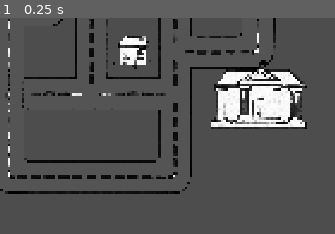
Above: before the commit, frame 1.
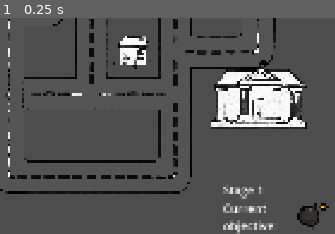
Above: after the commit, the same moment.

Repository: TheWrongUlraf/SummerGameJam2025
Game: Godot game, scene res://scenes/player_movement.tscn
The game is run twice, just before and just after one commit, with the same random seed, the same clock (stepped at 60 frames per second) and the same inputs. This scene is started directly instead of the project's main scene.
Inputs:
- Up to frame 1 (0.25 s): no input
The pictures show only the part of the screen within x 50-100%, y 50-100%; the shares and areas given below are measured in that part.

The runs differ from the first frame. In frame 1, 1.6% of the frame differs, in the area x 66-99%, y 78-100%.

Commit message:
Multi-step objectives for rebels + UI

Diff:
--- a/objects/InGameHUD.tscn
+++ b/objects/InGameHUD.tscn
@@ -1,8 +1,9 @@
-[gd_scene load_steps=5 format=3 uid="uid://bd521iwor8mwl"]
+[gd_scene load_steps=6 format=3 uid="uid://bd521iwor8mwl"]
 
 [ext_resource type="Script" uid="uid://et7sotnt142g" path="res://scripts/in_game_hud.gd" id="1_ay5hx"]
-[ext_resource type="PackedScene" path="res://objects/ability_button.tscn" id="1_lwrg5"]
+[ext_resource type="PackedScene" uid="uid://cqqyraf663xg3" path="res://objects/ability_button.tscn" id="1_lwrg5"]
 [ext_resource type="Texture2D" uid="uid://bavxd6qmhd03i" path="res://assets/art/point.png" id="2_dflql"]
+[ext_resource type="Theme" uid="uid://bnivdma6helc8" path="res://themes/UI_theme.tres" id="2_nv1qt"]
 [ext_resource type="Texture2D" uid="uid://cx4xhll6f8ri6" path="res://assets/art/buildings/House_01.png" id="4_8q1ka"]
 
 [node name="InGameHud" type="Control"]
@@ -32,7 +33,36 @@
 grow_vertical = 2
 alignment = 2
 
+[node name="VBoxContainer2" type="VBoxContainer" parent="RebelHud/HBoxContainer"]
+custom_minimum_size = Vector2(500, 0)
+layout_mode = 2
+size_flags_vertical = 8
+
+[node name="StageNumberText" type="RichTextLabel" parent="RebelHud/HBoxContainer/VBoxContainer2"]
+layout_mode = 2
+theme = ExtResource("2_nv1qt")
+text = "Stage 1"
+fit_content = true
+
+[node name="HBoxContainer" type="HBoxContainer" parent="RebelHud/HBoxContainer/VBoxContainer2"]
+layout_mode = 2
+size_flags_vertical = 8
+
+[node name="ObjectiveText" type="RichTextLabel" parent="RebelHud/HBoxContainer/VBoxContainer2/HBoxContainer"]
+custom_minimum_size = Vector2(170, 0)
+layout_mode = 2
+theme = ExtResource("2_nv1qt")
+text = "Current objective: "
+fit_content = true
+
+[node name="ObjectiveIcon" type="TextureRect" parent="RebelHud/HBoxContainer/VBoxContainer2/HBoxContainer"]
+custom_minimum_size = Vector2(50, 0)
+layout_mode = 2
+expand_mode = 2
+stretch_mode = 4
+
 [node name="VBoxContainer" type="VBoxContainer" parent="RebelHud/HBoxContainer"]
+visible = false
 custom_minimum_size = Vector2(200, 0)
 layout_mode = 2
 size_flags_horizontal = 8
--- a/objects/map_emoji.gd
+++ b/objects/map_emoji.gd
@@ -6,5 +6,9 @@
 func _ready():
 	$Sprite2D.texture = Lobby.EMOJI_TEXTURES[emoji_index]
 
-	if reveal_time > 0 && Lobby.client_get_role() == Lobby.ROLE_POLICE:
+	if reveal_time > Lobby.client_get_stage() && Lobby.client_get_role() == Lobby.ROLE_POLICE:
 		hide()
+
+func set_stage(stage):
+	if reveal_time >= stage:
+		show()
--- a/scenes/player_movement.tscn
+++ b/scenes/player_movement.tscn
@@ -51,16 +51,14 @@
 vertical_alignment = 1
 
 [node name="CanvasLayer" type="CanvasLayer" parent="."]
-visible = false
-offset = Vector2(550, 180)
-scale = Vector2(0.3, 0.3)
-transform = Transform2D(0.3, 0, 0, 0.3, 550, 180)
 
 [node name="Control" type="Control" parent="CanvasLayer"]
 layout_mode = 3
-anchors_preset = 0
-offset_right = 40.0
-offset_bottom = 40.0
+anchors_preset = 15
+anchor_right = 1.0
+anchor_bottom = 1.0
+grow_horizontal = 2
+grow_vertical = 2
 
 [node name="InGameHud" parent="CanvasLayer/Control" instance=ExtResource("7_5vuae")]
 layout_mode = 1
--- a/scenes/server_game.gd
+++ b/scenes/server_game.gd
@@ -5,6 +5,11 @@
 var players := {}
 
 var cop_player: PlayerInfo
+
+var stage = 0
+var max_stages = 5
+var current_objective_pos = Vector2(0.0, 0.0)
+var emojis = Array()
 
 func _ready() -> void:
 	if !Lobby.is_server():
@@ -50,6 +55,8 @@
 			cop_player = game_player_info
 
 	_generate_random_emojis()
+
+	_choose_next_objective()
 
 func update_player_position(player_id: int, pos: Vector2):
 	if players.has(player_id):
@@ -114,12 +121,16 @@
 		if player.role == Lobby.ROLE_REBEL:
 			rebels += 1
 			if player.is_revealed():
-				var distance = player.player_node.global_position.distance_to(player.player_node.global_position)
+				var distance = current_objective_pos.distance_to(player.player_node.global_position)
 				if distance < 100:
 					revealed_rebels_closeby += 1
 
 	if revealed_rebels_closeby >= rebels:
-		Lobby.team_wins(Lobby.ROLE_REBEL)
+		stage += 1
+		if stage >= max_stages:
+			Lobby.team_wins(Lobby.ROLE_REBEL)
+		else:
+			_choose_next_objective()
 
 
 func _get_randomized_spawn_points(number):
@@ -144,9 +155,15 @@
 	var reveal_times = Array()
 	var spawn_points = $Map/SpawnPositions.get_children()
 	var emoji_tex_len = len(Lobby.EMOJI_TEXTURES)
-	var emojis = range(emoji_tex_len)
+	emojis = range(emoji_tex_len)
 	emojis.shuffle()
 	for spawn_point in spawn_points:
 		positions.append(spawn_point.global_position)
-		reveal_times.append(randi() % emoji_tex_len + 1)
+		reveal_times.append(1 + randi() % (max_stages - 1))
 	Lobby.place_emojis(positions, emojis, reveal_times)
+
+func _choose_next_objective():
+	var next_objective_idx = randi() % $Map/SpawnPositions.get_child_count()
+	current_objective_pos = $Map/SpawnPositions.get_child(next_objective_idx).global_position
+	var next_objective_emoji = emojis[next_objective_idx]
+	Lobby.server_on_stage_changed(stage, next_objective_emoji)
--- a/scripts/in_game_hud.gd
+++ b/scripts/in_game_hud.gd
@@ -8,6 +8,9 @@
 	$RebelHud/HBoxContainer/VBoxContainer/Emoji1Button.on_pressed.connect(_on_emoji1_pressed)
 	$RebelHud/HBoxContainer/VBoxContainer/Emoji2Button.on_pressed.connect(_on_emoji2_pressed)
 	$RebelHud/HBoxContainer/VBoxContainer/Emoji3Button.on_pressed.connect(_on_emoji3_pressed)
+
+	Lobby.client_on_stage_changed.connect(_on_stage_changed)
+	_on_stage_changed(Lobby.client_get_stage(), Lobby.client_get_stage_objective_icon())
 
 
 func _on_emoji1_pressed():
@@ -30,3 +33,8 @@
 
 func _on_emoji_cooldown_timer_timeout() -> void:
 	$RebelHud/HBoxContainer/VBoxContainer.show()
+
+
+func _on_stage_changed(stage, icon):
+	$RebelHud/HBoxContainer/VBoxContainer2/StageNumberText.text = "Stage " + str(stage + 1)
+	$RebelHud/HBoxContainer/VBoxContainer2/HBoxContainer/ObjectiveIcon.texture = Lobby.EMOJI_TEXTURES[icon]
--- a/scripts/lobby.gd
+++ b/scripts/lobby.gd
@@ -12,6 +12,9 @@
 var players_in_lobby = Array()
 
 var _is_server_cached = -1
+
+var _stage = 0
+var _stage_icon = 0
 
 var game_scene = null
 var _client_role = ROLE_RANDOM
@@ -27,6 +30,7 @@
 signal client_on_game_started
 signal client_on_game_reset
 signal client_on_player_put_emoji
+signal client_on_stage_changed
 
 var EMOJI_TEXTURES := [
 	preload("res://assets/art/graffiti/Graf_Bomb.png"),
@@ -271,6 +275,7 @@
 func _client_place_emoji_on_map(position, index):
 	client_on_player_put_emoji.emit(position, index, 0)
 
+
 @rpc("any_peer", "call_remote", "reliable")
 func nitro_boost_activated():
 	if game_scene != null:
@@ -320,12 +325,32 @@
 func get_client_name():
 	return _client_name
 
+
 func is_connected_to_server():
 	# if we have a role assigned, we are surely initilized, suuurely..
 	return _client_role != ROLE_RANDOM
+
 
 func team_wins(role: int):
 	for i in range(0, len(players_in_lobby)):
 		var player = Lobby.players_in_lobby[i]
 		var player_info = (player as LobbyPlayerInfo)
 		Lobby._team_wins.rpc_id(player_info.Id, role)
+
+
+func server_on_stage_changed(stage, objective_icon):
+	_client_on_stage_changed.rpc(stage, objective_icon)
+
+
+@rpc("authority", "call_remote", "reliable")
+func _client_on_stage_changed(stage, objective_icon):
+	_stage = stage
+	_stage_icon = objective_icon
+	client_on_stage_changed.emit(stage, objective_icon)
+
+func client_get_stage():
+	return _stage
+
+
+func client_get_stage_objective_icon():
+	return _stage_icon
--- a/scripts/map.gd
+++ b/scripts/map.gd
@@ -8,6 +8,7 @@
 		_on_player_put_emoji(emoji.Pos, emoji.Idx, emoji.EmojiTime)
 	Lobby.scheduled_emojis.clear()
 	Lobby.client_on_player_put_emoji.connect(_on_player_put_emoji)
+	Lobby.client_on_stage_changed.connect(_on_stage_changed)
 
 
 func _on_player_put_emoji(location, index, reveal_time):
@@ -16,3 +17,9 @@
 	new_emoji.emoji_index = index
 	new_emoji.reveal_time = reveal_time
 	$Emojis.add_child(new_emoji)
+
+
+func _on_stage_changed(stage, _icon):
+	if Lobby.client_get_role() == Lobby.ROLE_POLICE:
+		for child in $Emojis.get_children():
+			child.set_stage(stage)
